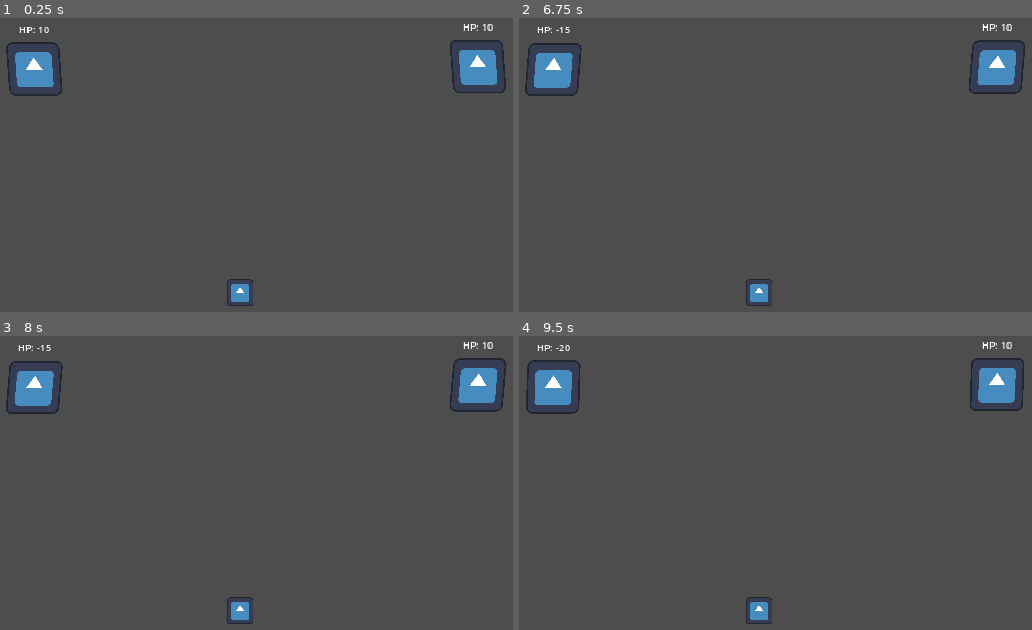
Above: before the commit, frames 1-4 (two rows, left to right).
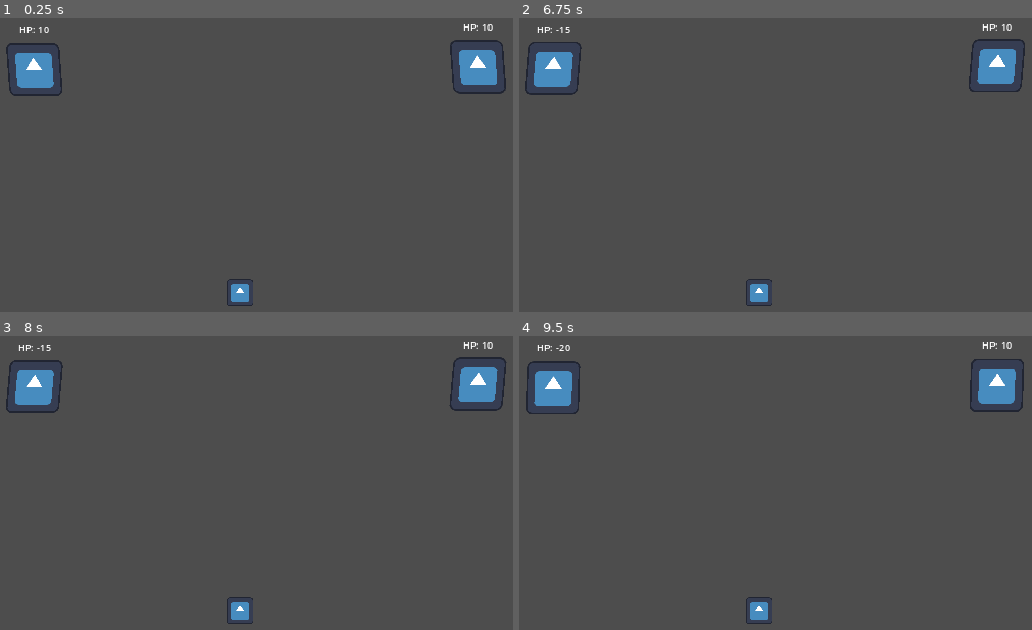
Above: after the commit, the same moments.

Repository: hyperdriveguy/eivbos
Game: Godot game, scene res://battle/battle.tscn
Two runs of this game, one before a commit and one after it. Both use one fixed random seed, a clock stepped at 60 frames per second and the inputs below. The engine's default icon, where the game draws it, is replaced by a stand-in: a white triangle on a blue panel in a dark square.
Inputs:
- Up to frame 1 (0.25 s): no input
- Up to frame 2 (6.75 s): hold D (move_right) 0.53-1.28 s; tap A (attack_battle) every 1.5 s from 0.6 to 6.6 s; tap Enter at 1.25, 3.5 s; hold S (move_down) 1.28-2.03 s; tap Space (join) at 1.35, 2.75, 2.85, 4.35, 5, 5.85 s; hold D (move_right) 2.03-2.78 s; hold W (move_up) 2.78-3.53 s; hold S (move_down) 3.53-5.78 s; hold D (move_right) 5.78-6.53 s; hold W (move_up) from 6.53 s (still down)
- Up to frame 3 (8 s): tap Enter at 7.25 s; release W (move_up) at 7.28 s; hold D (move_right) from 7.28 s (still down); tap Space (join) at 7.35 s
- Up to frame 4 (9.5 s): release D (move_right) at 8.03 s; hold S (move_down) from 8.03 s (still down); tap A (attack_battle) at 8.1 s; tap Space (join) at 8.75, 8.85 s

The runs differ from the first frame. In frame 1, 0.2% of the frame differs, in the area x 1-99%, y 7-27%; in frame 2, 0.5%; in frame 3, 0.4%; in frame 4, 0.4%.
Error in both runs: Assertion failed: Device 0 has no actions. Maybe the joypad is disconnected. (res://addons/multiplayer_input/multiplayer_input.gd:159)

Commit message:
slightly adjust idle

Diff:
--- a/battle/player_battler/player_battler.tscn
+++ b/battle/player_battler/player_battler.tscn
@@ -53,10 +53,10 @@
 tracks/1/interp = 1
 tracks/1/loop_wrap = true
 tracks/1/keys = {
-"times": PackedFloat32Array(0.2, 0.6, 1),
-"transitions": PackedFloat32Array(1, 1, 1),
+"times": PackedFloat32Array(0.1, 0.6, 1.1),
+"transitions": PackedFloat32Array(1, 0.784584, 1),
 "update": 0,
-"values": [Vector2(0, -2), Vector2(0, 0), Vector2(0, -2)]
+"values": [Vector2(0, 0), Vector2(0, -5), Vector2(0, 0)]
 }
 
 [sub_resource type="AnimationLibrary" id="AnimationLibrary_oxkq7"]
